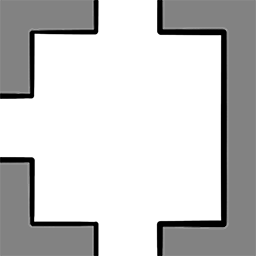
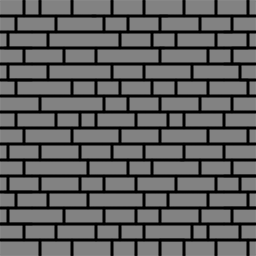
Layer changes from the first (256, 256) image to the second:
showed "Layer 14", painted on it over [0, 0, 256, 256]
added layer "Layer 15" above "Layer 13" over [0, 0, 256, 256]
hid "Layer 10", painted on it over [0, 0, 256, 256]
